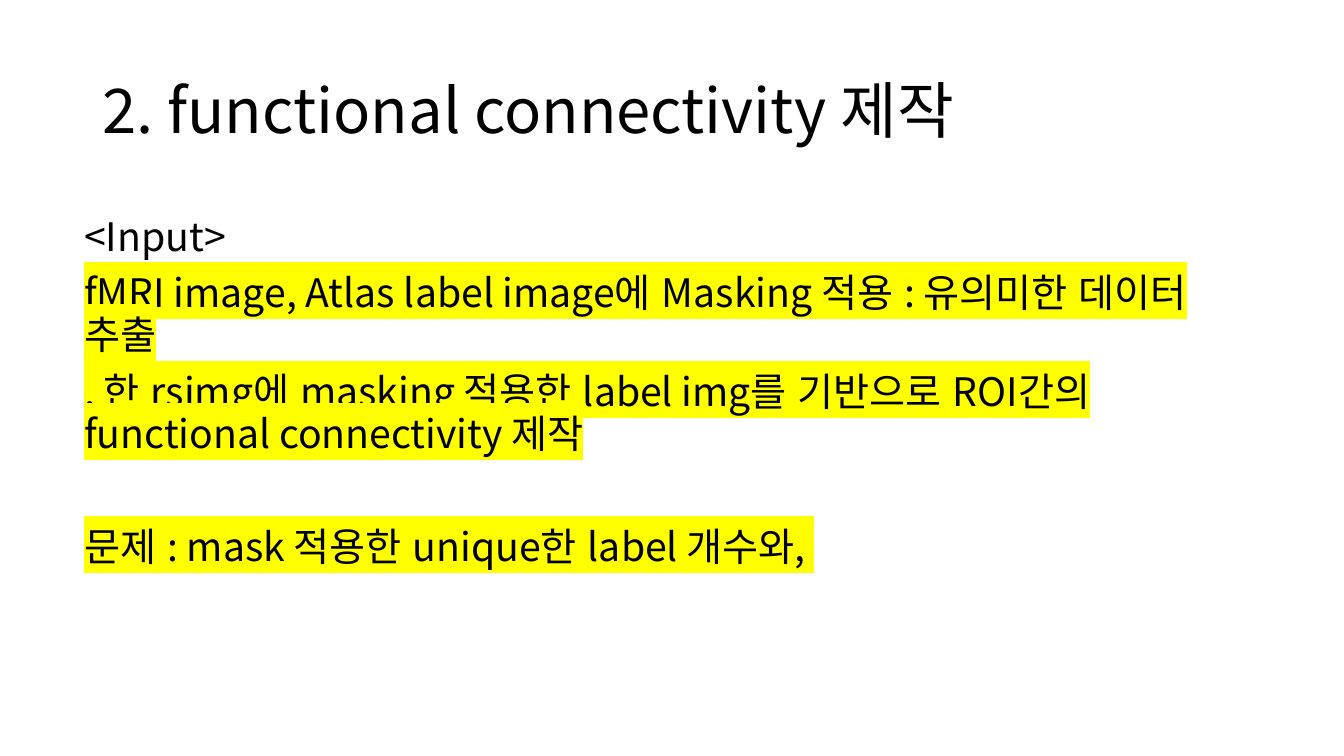
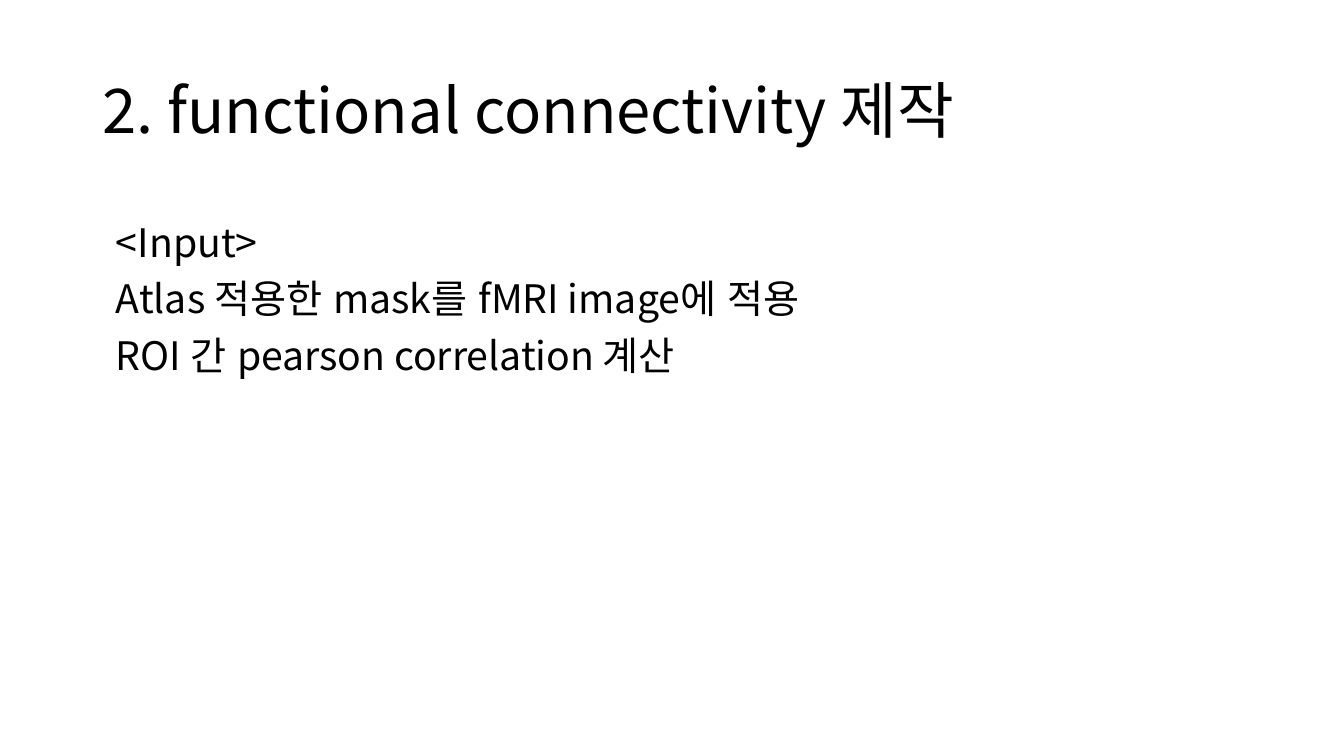
Before and after one commit to janett105/GNN_SCHZ, a slide deck: slide 5 of Presentation/초기 발표.pptx. Drawn at 1344x756 pixels with LibreOffice and Linux fonts; fonts in the diff are those of the drawing. Boxes give left, top, right and bottom in pixels: in the first picture for what was removed or moved away, otherwise in the second. Text is boxed around its words. In the diff, an @@ line names an element or a change of style, - is before the commit and + after.

```diff
--- a/Presentation/초기 발표.pptx
+++ b/Presentation/초기 발표.pptx
@@ text "<Input>": place and size @@
-text "<Input>" at [84, 222, 1187, 570]
+text "<Input>" at [116, 228, 799, 379]
@@ text at [116, 280, 799, 379]: text changed @@
-fMRI image, Atlas label image에 Masking 적용 : 유의미한 데이터 추출
-, 한 rsimg에 masking 적용한 label img를 기반으로 ROI간의 functional connectivity 제작
-문제 : mask 적용한 unique한 label 개수와,
+Atlas 적용한 mask를 fMRI image에 적용
+ROI 간 pearson correlation 계산
```
Also in this commit, not shown: 3 other slides changed, 3 slides added, 42 other files.
